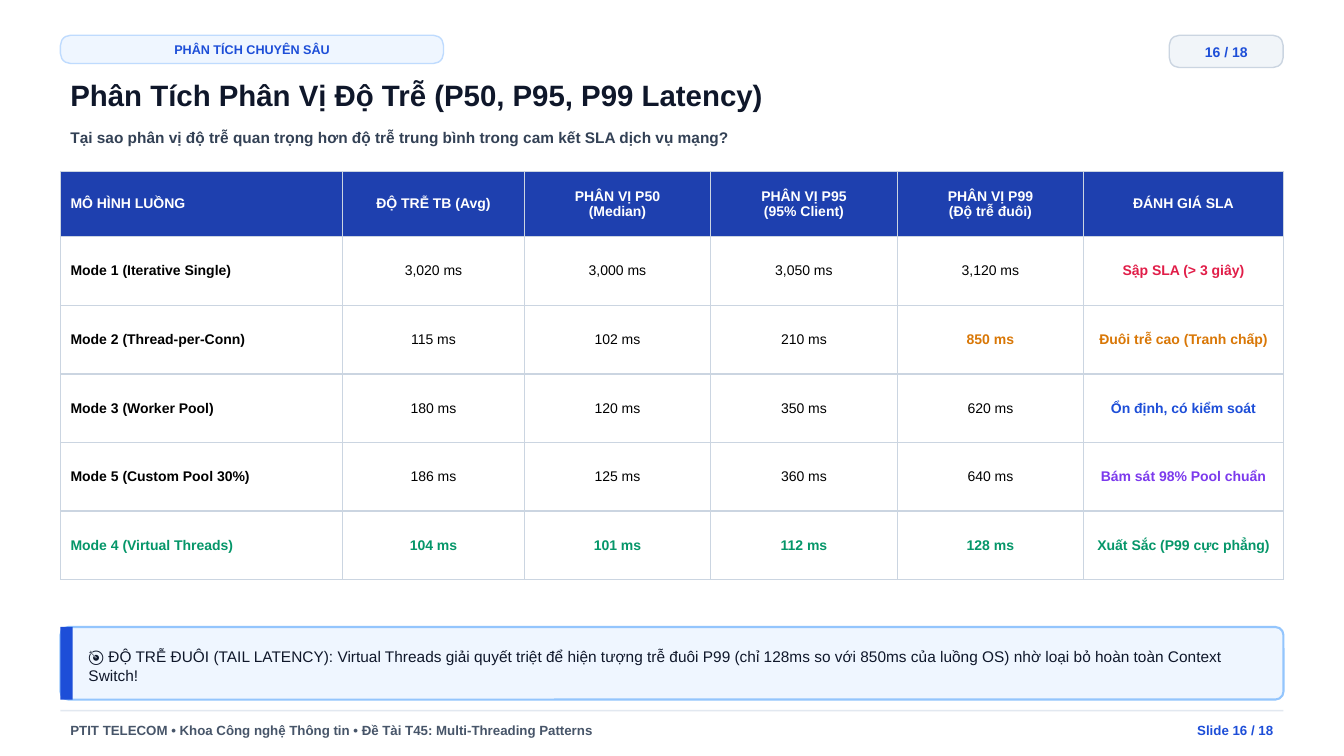
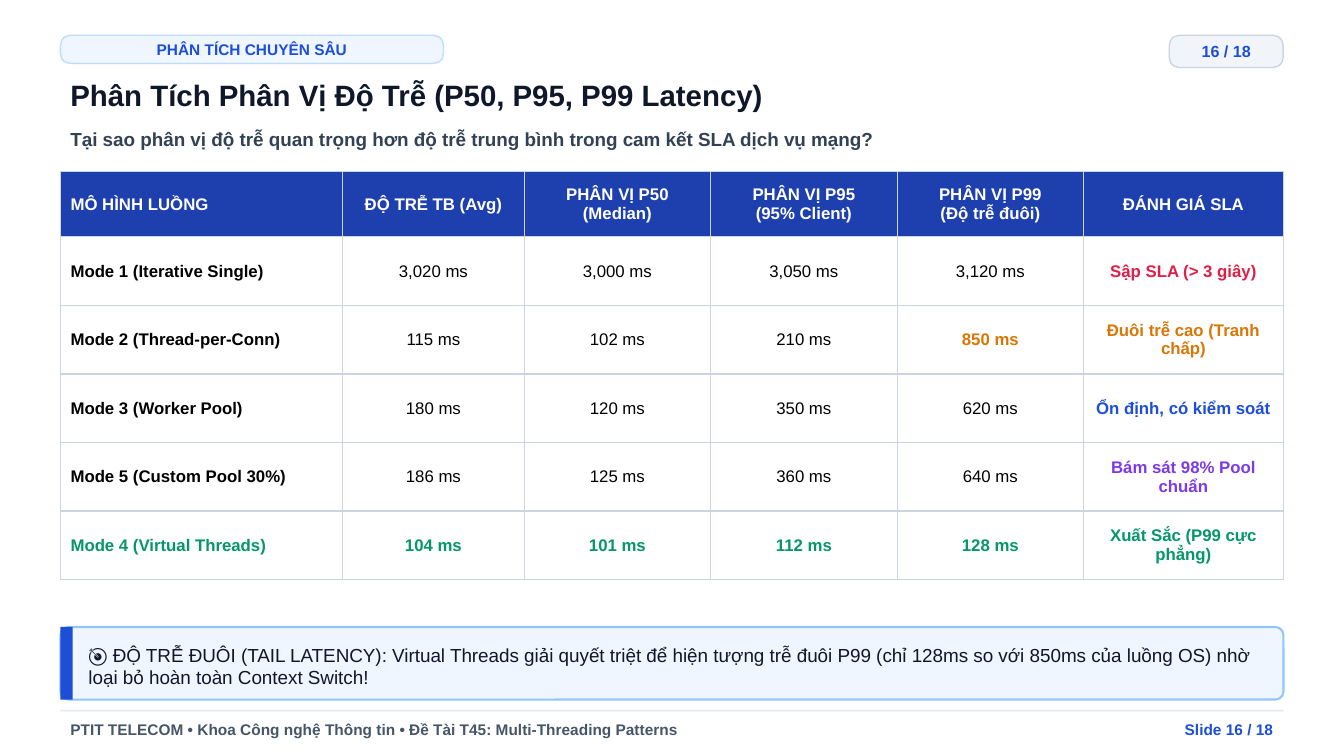
Before and after one commit to vinhseoo/Multi-threading-Patterns, a slide deck: slide 16 of docs/MultiThreading_Patterns_PTIT_T45_Editable.pptx. Drawn at 1344x756 pixels with LibreOffice and Linux fonts; fonts in the diff are those of the drawing. Boxes give left, top, right and bottom in pixels: in the first picture for what was removed or moved away, otherwise in the second. Text is boxed around its words. In the diff, an @@ line names an element or a change of style, - is before the commit and + after.

Commit message:
style(slides): tang kich thuoc font chu noi dung bento va subcard trong file PPTX de ro rang khi thuyet trinh

```diff
--- a/docs/MultiThreading_Patterns_PTIT_T45_Editable.pptx
+++ b/docs/MultiThreading_Patterns_PTIT_T45_Editable.pptx
@@ text "PHÂN TÍCH CHUYÊN SÂU" at (157, 43, 347, 55): size 9 to 11 pt @@
@@ text "16 / 18" at (1202, 45, 1251, 57): size 10 to 11.5 pt @@
@@ text "Tại sao phân vị độ ..." at (70, 132, 873, 150): size 11 to 13.5 pt @@
@@ table at (60, 171, 1284, 605) @@
@@ size 10 to 12 pt @@
@@ text "🎯 ĐỘ TRỄ ĐUÔI (TAIL ..." at (88, 647, 1250, 687): size 11 to 13.5 pt @@
@@ text "PTIT TELECOM • Khoa Công ..." at (70, 723, 678, 738): size 9.5 to 11 pt @@
@@ text "Slide 16 / 18" at (1185, 724, 1273, 735): size 9.5 to 11 pt @@
```
Also in this commit, not shown: 17 other slides changed, 6 other files.
